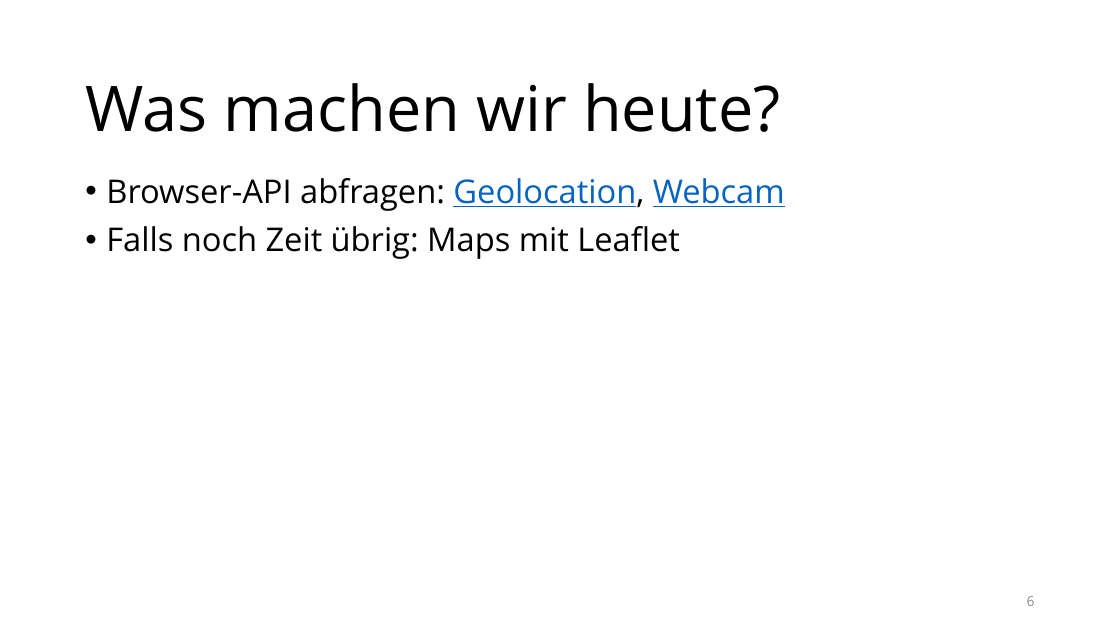
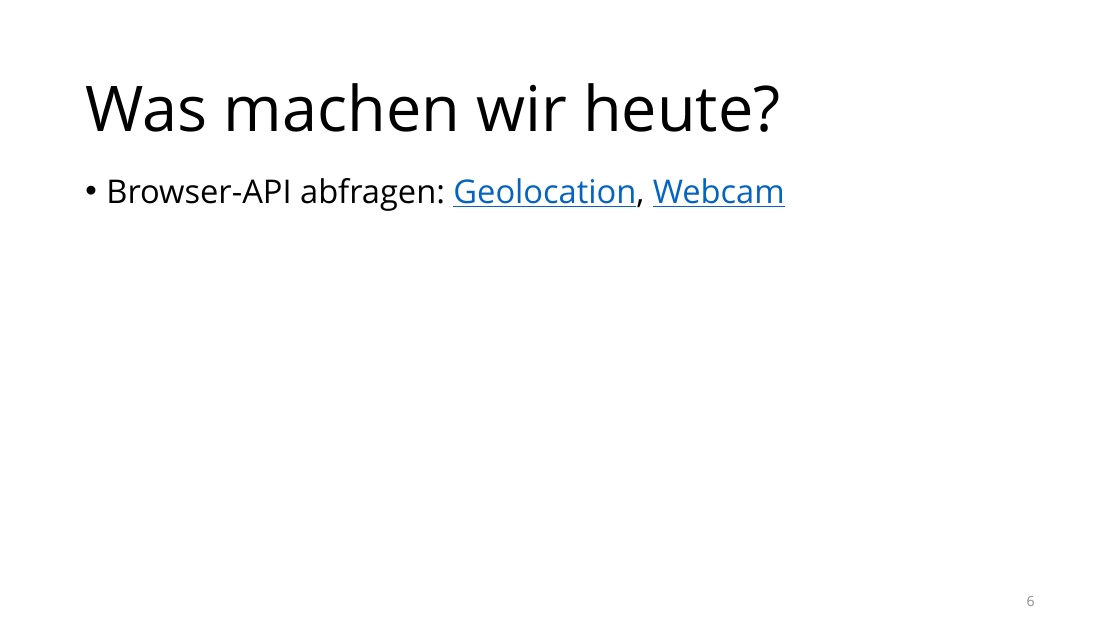
Before and after one commit to raphaeldas/js-advanced, a slide deck: slide 6 of papers/lektion-2.pptx. Drawn at 1120x630 pixels with LibreOffice and Linux fonts; fonts in the diff are those of the drawing; background and template pictures are left out. Boxes give left, top, right and bottom in pixels: in the first picture for what was removed or moved away, otherwise in the second. Text is boxed around its words. In the diff, an @@ line names an element or a change of style, - is before the commit and + after.

```diff
--- a/papers/lektion-2.pptx
+++ b/papers/lektion-2.pptx
@@ text at <box>106,226,680,259</box>: paragraph removed @@
-• Falls noch Zeit übrig: Maps mit Leaflet
```
Also in this commit, not shown: 1 other slide changed, 1 other file.
